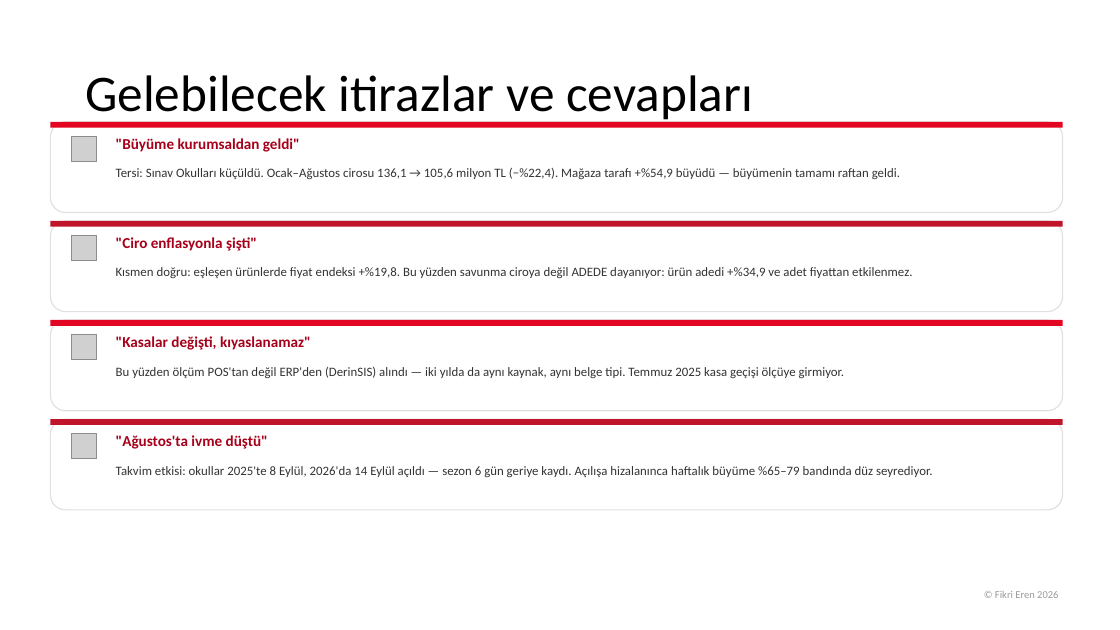
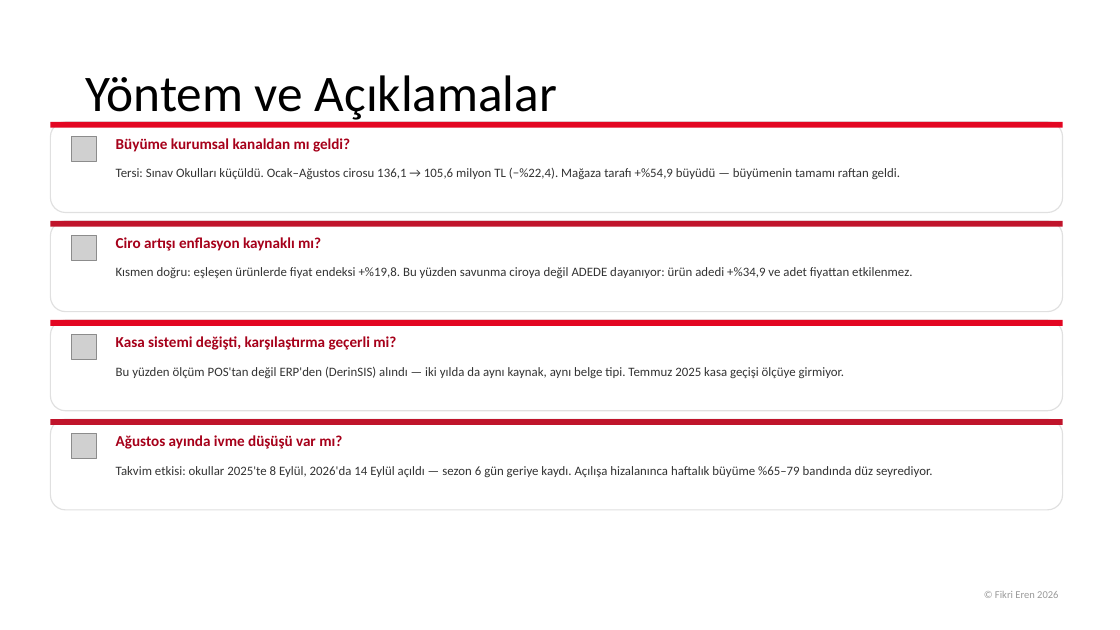
Before and after one commit to fikrierenn/pusula, a slide deck: slide 13 of briefings/sezon-kadro-20260902/sunum-kadro-sezon2026.pptx (slide 16 before the commit). Drawn at 1120x630 pixels with LibreOffice and Linux fonts; fonts in the diff are those of the drawing; grey boxes stand for pictures; background and template pictures are left out. Boxes give left, top, right and bottom in pixels: in the first picture for what was removed or moved away, otherwise in the second. Text is boxed around its words. In the diff, an @@ line names an element or a change of style, - is before the commit and + after.

```diff
--- a/briefings/sezon-kadro-20260902/sunum-kadro-sezon2026.pptx
+++ b/briefings/sezon-kadro-20260902/sunum-kadro-sezon2026.pptx
@@ title at (x1=85, y1=75, x2=557, y2=123): text changed @@
-Gelebilecek itirazlar ve cevapları
+Yöntem ve Açıklamalar
@@ text at (x1=116, y1=138, x2=350, y2=152): text changed @@
-"Büyüme kurumsaldan geldi"
+Büyüme kurumsal kanaldan mı geldi?
@@ text at (x1=116, y1=237, x2=321, y2=251): text changed @@
-"Ciro enflasyonla şişti"
+Ciro artışı enflasyon kaynaklı mı?
@@ text at (x1=116, y1=336, x2=396, y2=350): text changed @@
-"Kasalar değişti, kıyaslanamaz"
+Kasa sistemi değişti, karşılaştırma geçerli mi?
@@ text at (x1=116, y1=435, x2=342, y2=449): text changed @@
-"Ağustos'ta ivme düştü"
+Ağustos ayında ivme düşüşü var mı?
```
Also in this commit, not shown: 14 other slides changed, 3 slides removed, 1 other file.
